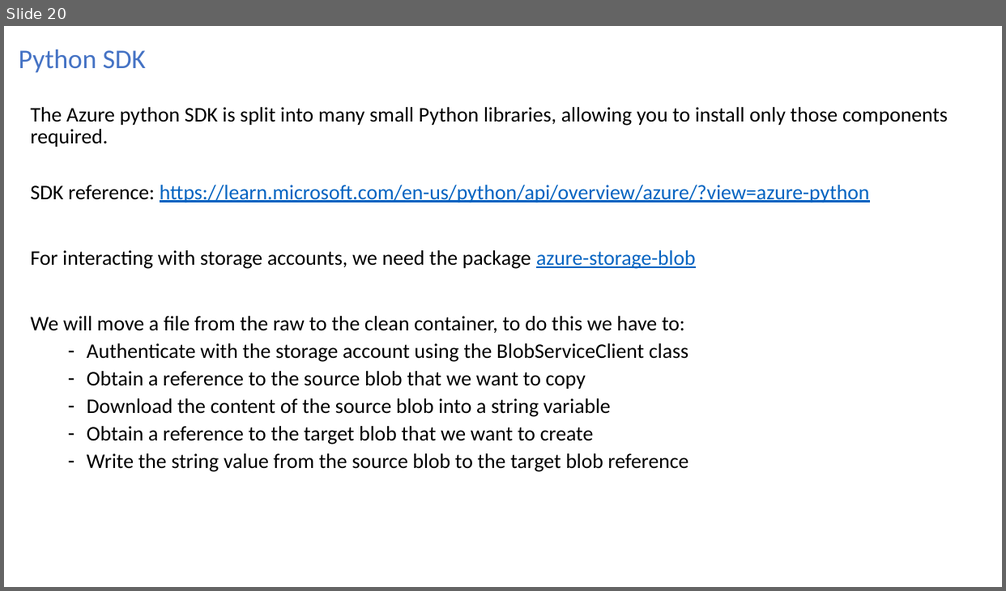
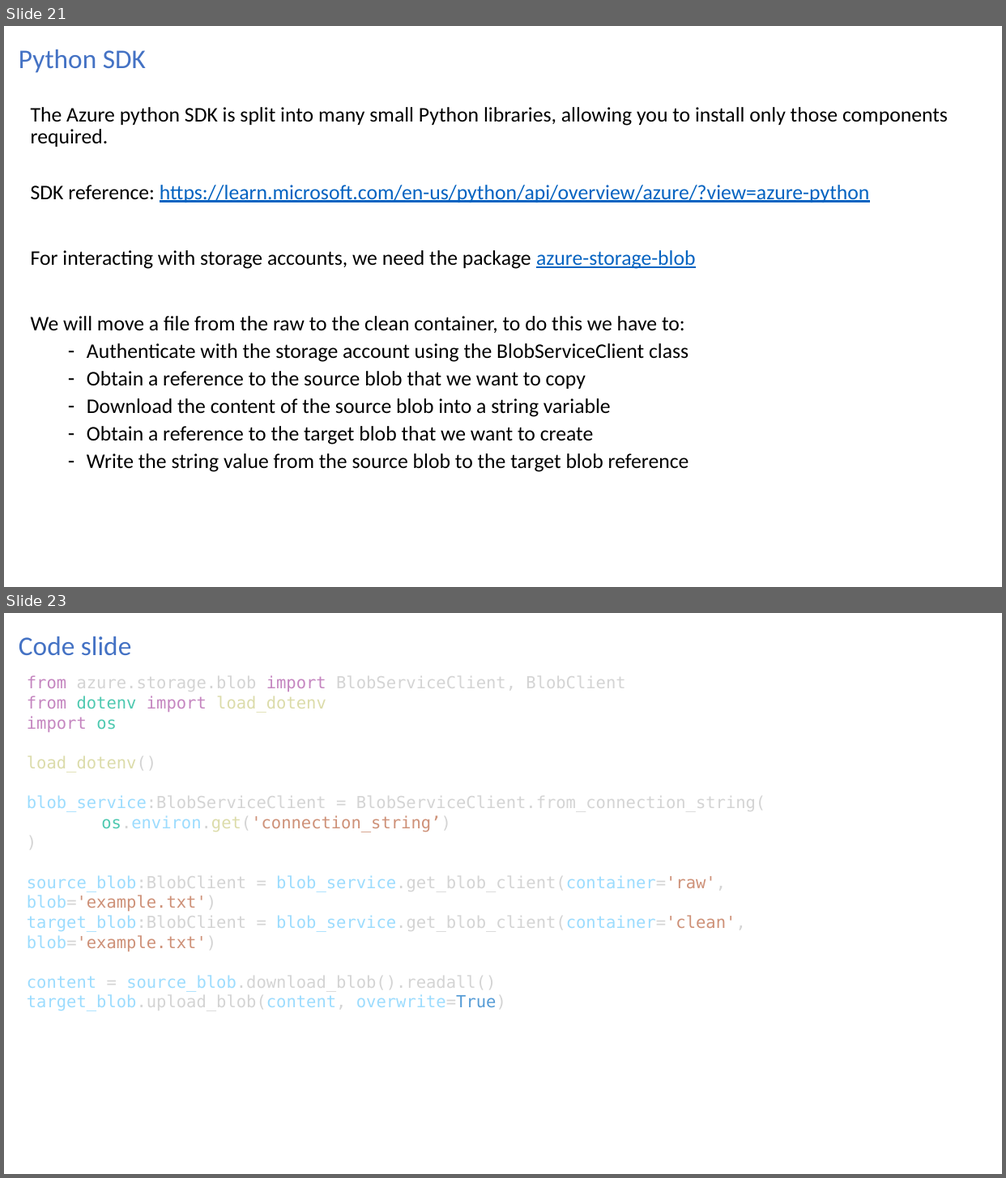
Before and after one commit to jonascrevecoeur/azure-fundamentals, a slide deck: slides/Azure fundamentals.pptx. Shown one above the other, each under a label of ours: slide 20 before the commit, slides 21 and 23 after it; the slides between them are not shown. The pictures are 1006x591 and 1006x1178 pixels, drawn with LibreOffice and Linux fonts; fonts in the diff are those of the drawing. Boxes give left, top, right and bottom in pixels: in the first picture for what was removed or moved away, otherwise in the second. Text is boxed around its words. In the diff, an @@ line names an element or a change of style, - is before the commit and + after.

```diff
--- a/slides/Azure fundamentals.pptx
+++ b/slides/Azure fundamentals.pptx
@@ slide 23 added at [4, 613, 1002, 1174], background #FFFFFF @@
@@ title added at [19, 636, 131, 655], 26 pt, text #4472C4 @@
+Code slide
@@ text added at [27, 675, 766, 1012], 16 pt, text #D4D4D4 @@
+from azure.storage.blob import BlobServiceClient, BlobClient
+from dotenv import load_dotenv
+import os
+load_dotenv()
+blob_service:BlobServiceClient = BlobServiceClient.from_connection_string(
+os.environ.get('connection_string’)
+)
+source_blob:BlobClient = blob_service.get_blob_client(container='raw', blob='example.txt')
+target_blob:BlobClient = blob_service.get_blob_client(container='clean', blob='example.txt')
+content = source_blob.download_blob().readall()
+target_blob.upload_blob(content, overwrite=True)
@@ what was slide 20 is now slide 21 @@
```
Also in this commit, not shown: 4 other slides added.
